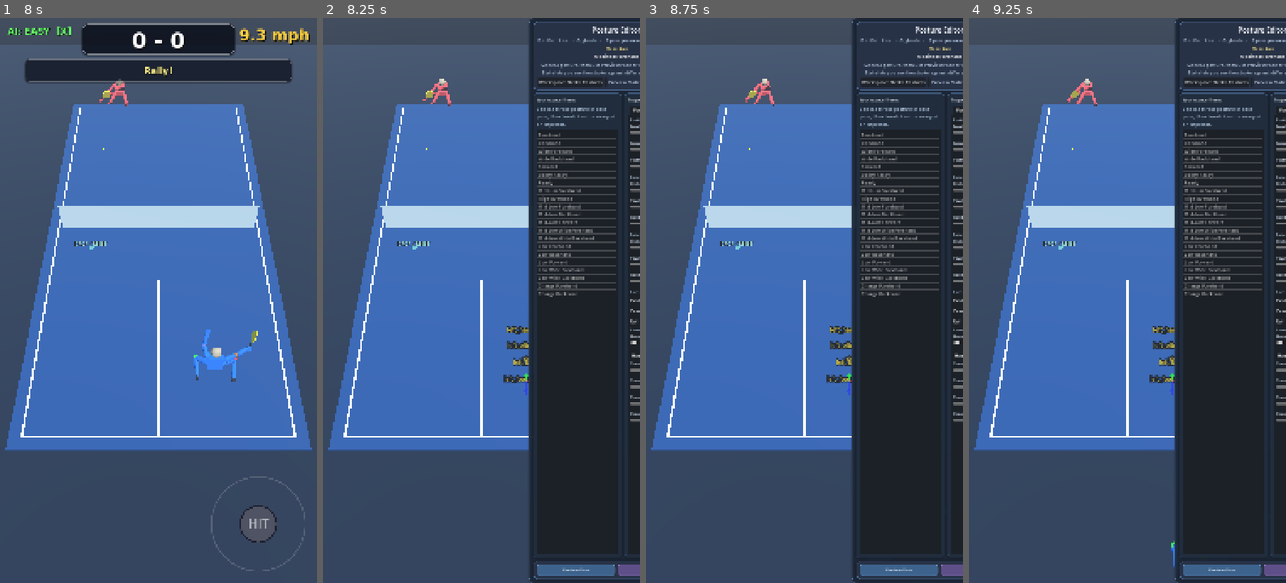
Above: before the commit, frames 1-4 (left to right).
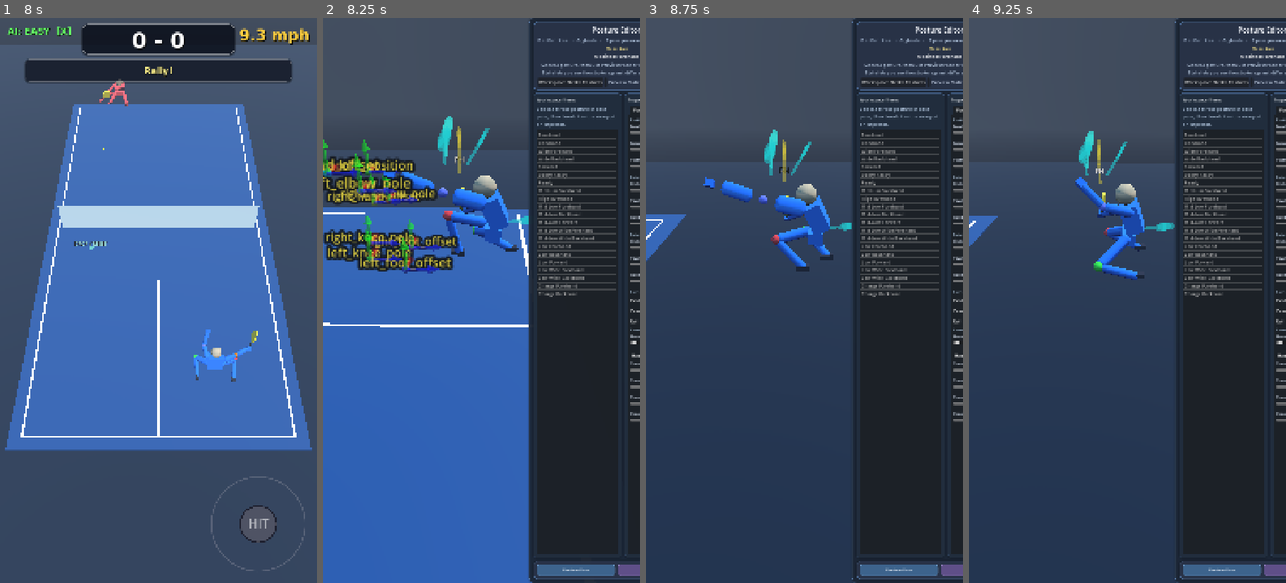
Above: after the commit, the same moments.

Repository: pyroboy/pickleball-godot
Game: Godot game, scene res://scenes/game.tscn
Two runs of this game, one before a commit and one after it. Both use one fixed random seed, a clock stepped at 60 frames per second and the inputs below.
Inputs (mouse positions are in pixels of both pictures, inside the frame that each line leads up to):
- Up to frame 1 (8 s): tap Enter at 0.5 s; move the mouse to (228, 272) at 0.52 s; hold D (move_right) 0.53-1.25 s; hold T 0.53-1.25 s; click (228, 272) at 0.67 s; tap Space (ui_accept) at 0.77, 1.07, 3.77, 4.07, 6.77, 7.07 s; drag from (95, 328) to (142, 413) at 1.27 s; move the mouse to (190, 176) at 2.02 s; hold D (move_right) 2.03-2.75 s; tap 7 at 2.1 s; drag from (142, 413) to (63, 215) at 2.77 s; move the mouse to (253, 385) at 3.52 s; hold A (move_left) 3.53-4.25 s; tap Y at 3.6 s; drag from (63, 215) to (110, 159) at 4.27 s; move the mouse to (174, 300) at 5.02 s; hold S (move_down) 5.03-5.75 s; tap I at 5.1 s; click (174, 300) at 5.17 s; drag from (110, 159) to (95, 328) at 5.77 s; move the mouse to (228, 272) at 6.52 s; hold W (move_up) 6.53-7.25 s; hold O 6.53-7.25 s; drag from (95, 328) to (142, 413) at 7.27 s
- Up to frame 2 (8.25 s): tap Space (ui_accept) at 8 s; move the mouse to (513, 176) at 8.02 s; hold S (move_down) from 8.03 s (still down); hold E from 8.03 s (still down)
- Up to frame 3 (8.75 s): keep holding S (move_down); keep holding E
- Up to frame 4 (9.25 s): release S (move_down) at 8.75 s; release E at 8.75 s; drag from (1111, 413) to (1032, 215) at 8.77 s

Frame 1 is identical in both runs. In frame 2, 34% of the frame differs, in the area x 0-66%, y 10-100%; in frame 3, 33%; in frame 4, 33%.
Error before the commit: Invalid call. Nonexistent function 'get_current_paddle_position' in base 'Control (PostureEditorUI)'. (res://scripts/game.gd:491)

Commit message:
Fix: expose get_current_paddle_position() in posture_editor_ui shell
The method was defined in posture_editor_gizmos.gd but game.gd calls
posture_editor_ui.get_current_paddle_position() every frame (line 491).
Added forwarding method to the shell file delegating to _gizmos.

Diff:
--- a/scripts/posture_editor_ui.gd
+++ b/scripts/posture_editor_ui.gd
@@ -992,6 +992,11 @@
 	if _gizmos != null and _gizmos.get_gizmo_controller() and _player and _player.is_inside_tree() and _player.skeleton:
 		_gizmos.process_frame(delta)
 
+func get_current_paddle_position() -> Vector3:
+	if _gizmos:
+		return _gizmos.get_current_paddle_position()
+	return Vector3.INF
+
 # ── Transition callbacks ───────────────────────────────────────────────────────
 
 func _on_transition_preview_started() -> void:
